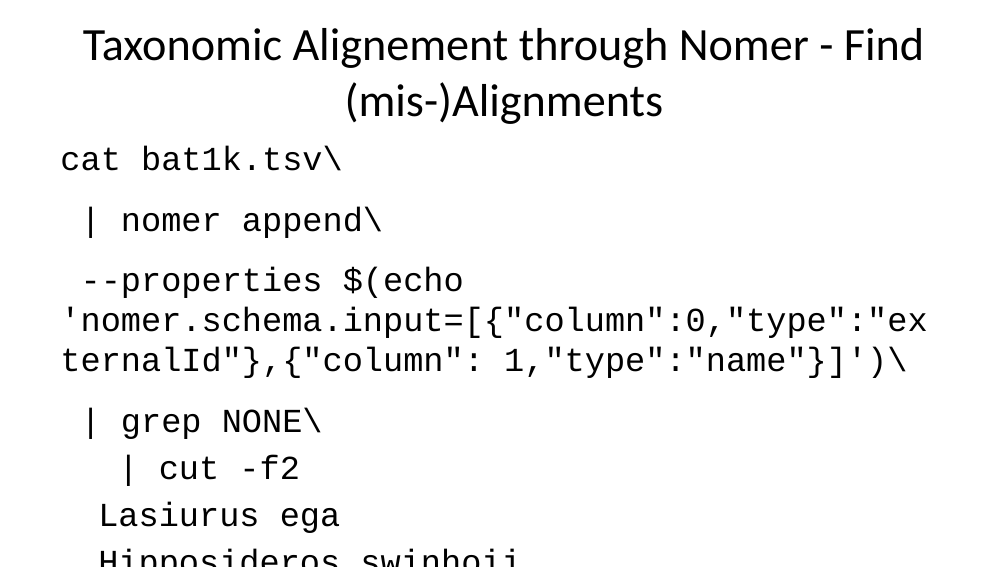
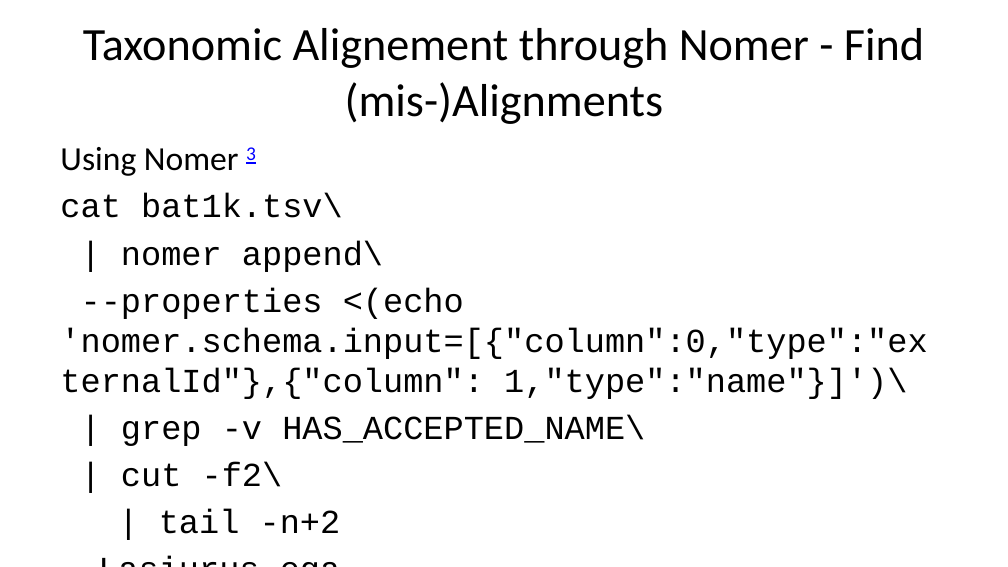
Before and after one commit to jhpoelen/bat1k-talk-2024-10-27, a slide deck: slide 9 of slides.pptx (slide 8 before the commit). Drawn at 1008x567 pixels with LibreOffice and Linux fonts; fonts in the diff are those of the drawing. Boxes give left, top, right and bottom in pixels: in the first picture for what was removed or moved away, otherwise in the second. Text is boxed around its words. In the diff, an @@ line names an element or a change of style, - is before the commit and + after.

```diff
--- a/slides.pptx
+++ b/slides.pptx
@@ text at box(60, 147, 927, 534): text changed @@
-cat bat1k.tsv\
-| nomer append\
---properties $(echo 'nomer.schema.input=[{"column":0,"type":"externalId"},{"column": 1,"type":"name"}]')\
-| grep NONE\
-| cut -f2
+Using Nomer 3
+cat bat1k.tsv\
+| nomer append\
+--properties <(echo 'nomer.schema.input=[{"column":0,"type":"externalId"},{"column": 1,"type":"name"}]')\
+| grep -v HAS_ACCEPTED_NAME\
+| cut -f2\
+| tail -n+2
```
Also in this commit, not shown: 2 other slides changed, 1 slide added, 3 other files.
